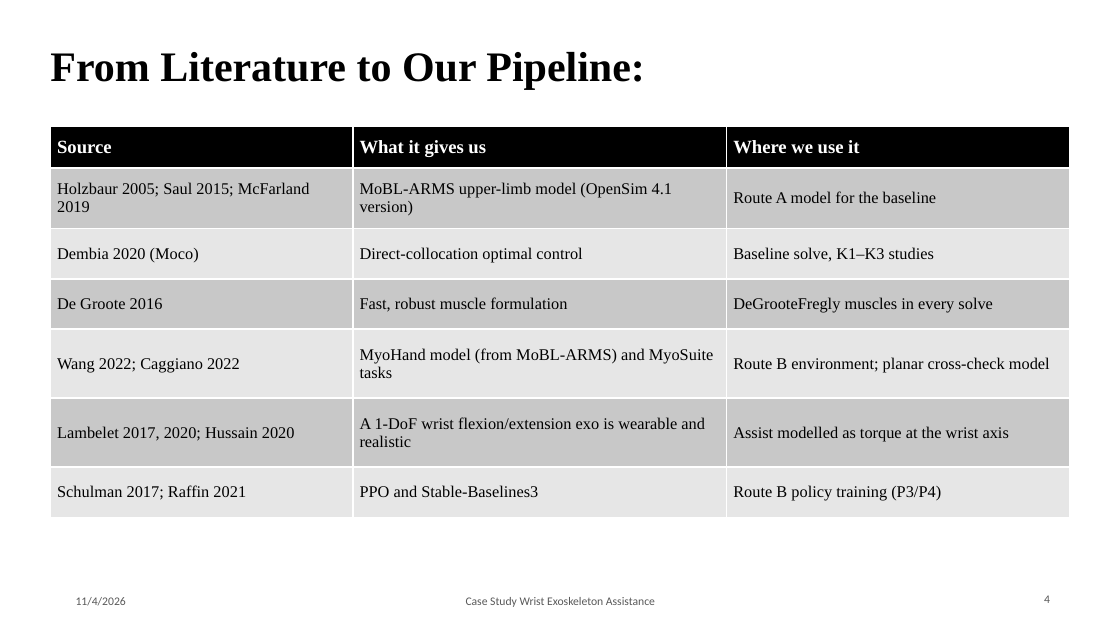
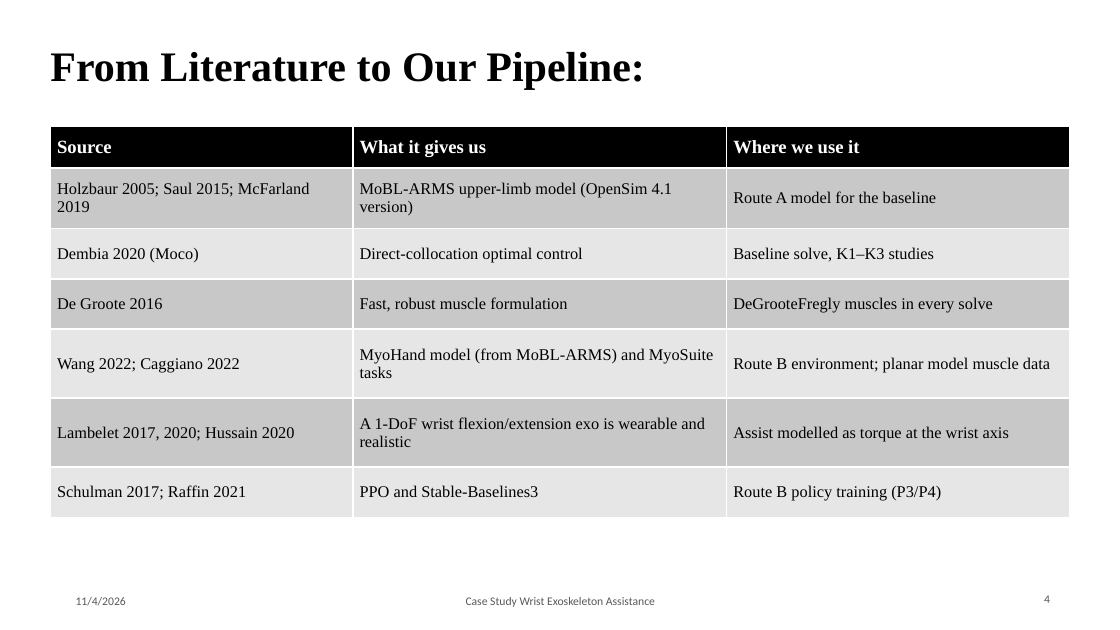
Before and after one commit to Rationaliser/wrist-exo-assist-sim, a slide deck: slide 4 of presentation/P2_Team7_Wrist_Exo_Baseline.pptx. Drawn at 1120x630 pixels with LibreOffice and Linux fonts; fonts in the diff are those of the drawing; background and template pictures are left out. Boxes give left, top, right and bottom in pixels: in the first picture for what was removed or moved away, otherwise in the second. Text is boxed around its words. In the diff, an @@ line names an element or a change of style, - is before the commit and + after.

```diff
--- a/presentation/P2_Team7_Wrist_Exo_Baseline.pptx
+++ b/presentation/P2_Team7_Wrist_Exo_Baseline.pptx
@@ table at <box>50,126,1070,505</box> @@
-row 5, column 3: Route B environment; planar cross-check model
+row 5, column 3: Route B environment; planar model muscle data
```
Also in this commit, not shown: 5 other slides changed, 44 other files.
